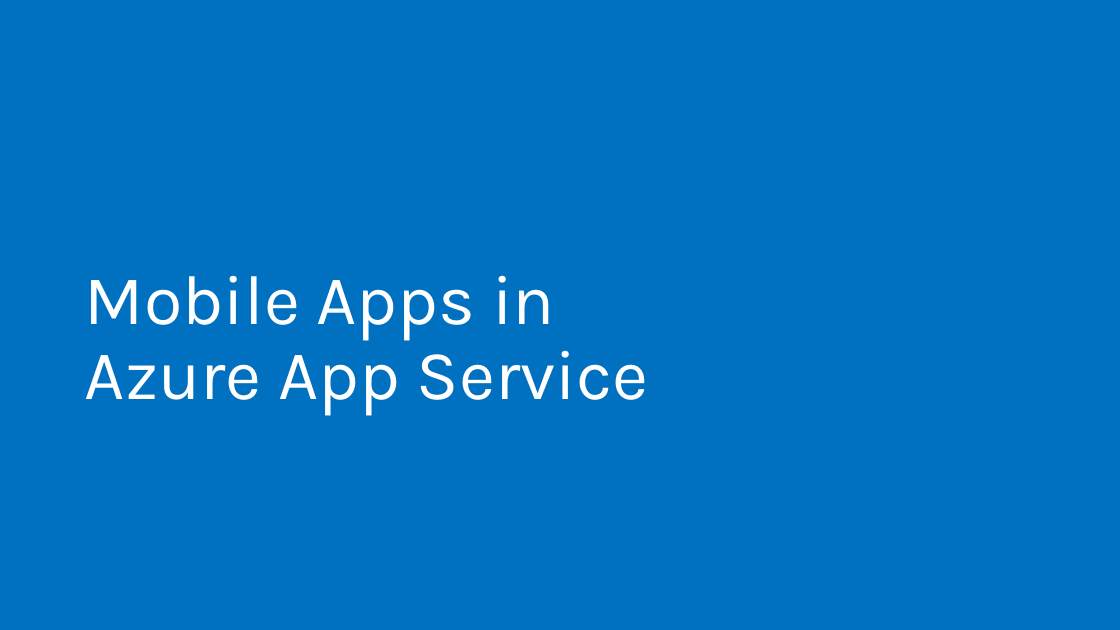
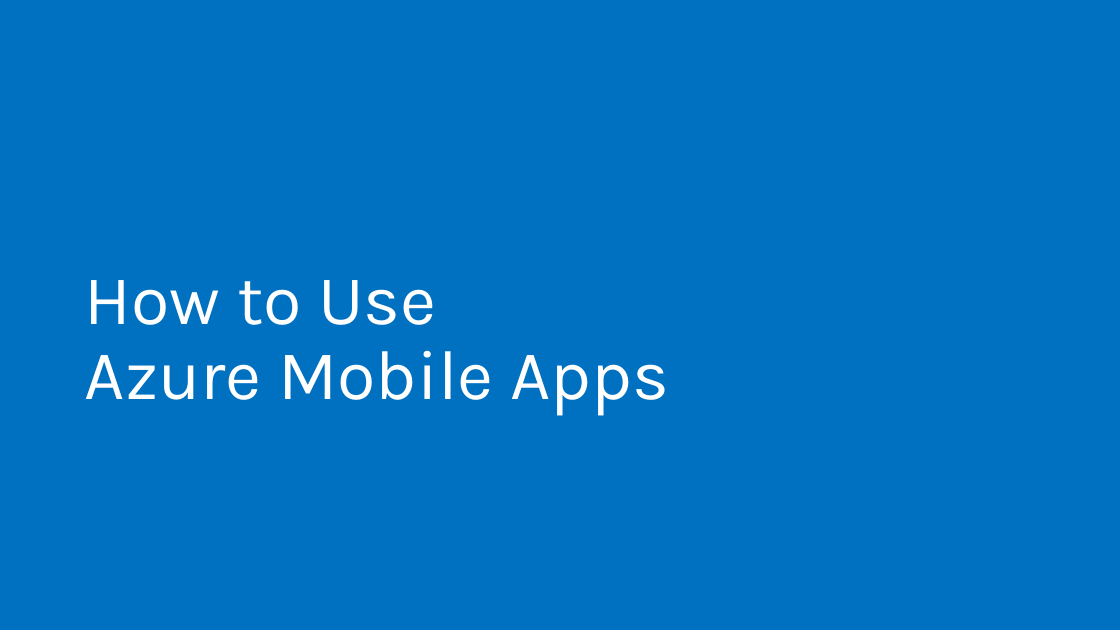
Before and after one commit to microsoft/AcademicContent, a slide deck: slide 16 of Instructor-Led/Module3/Lessons/Module3_Lesson12 Mobile Apps with Microsoft Azure App Service.pptx (slide 17 before the commit). Drawn at 1120x630 pixels with LibreOffice and Linux fonts; fonts in the diff are those of the drawing. Boxes give left, top, right and bottom in pixels: in the first picture for what was removed or moved away, otherwise in the second. Text is boxed around its words. In the diff, an @@ line names an element or a change of style, - is before the commit and + after.

```diff
--- a/Instructor-Led/Module3/Lessons/Module3_Lesson12 Mobile Apps with Microsoft Azure App Service.pptx
+++ b/Instructor-Led/Module3/Lessons/Module3_Lesson12 Mobile Apps with Microsoft Azure App Service.pptx
@@ title at bbox=[85, 280, 669, 416]: text changed @@
-Mobile Apps in
-Azure App Service
+How to Use
+Azure Mobile Apps
```
Also in this commit, not shown: 12 other slides changed, 8 slides added, 9 slides removed.
